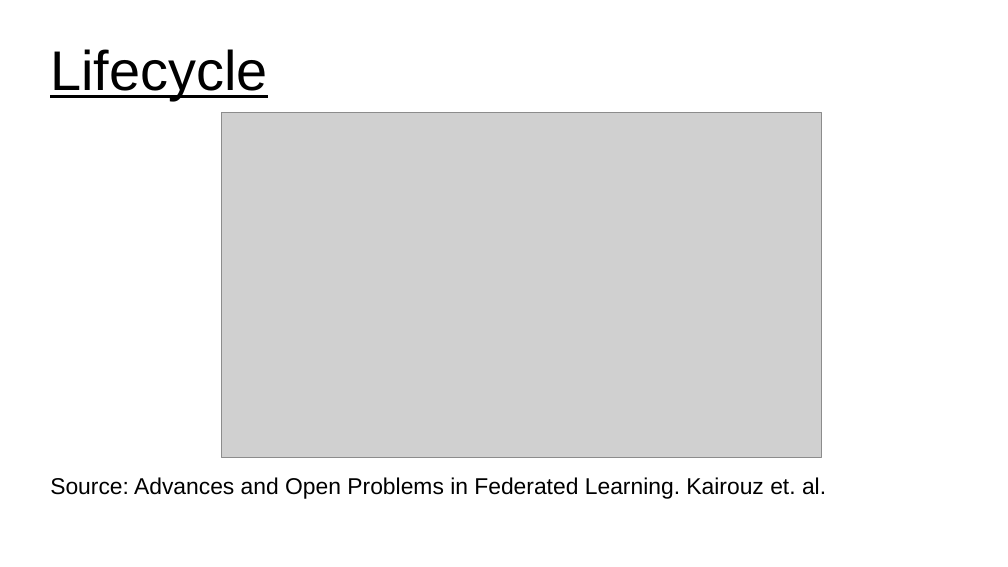
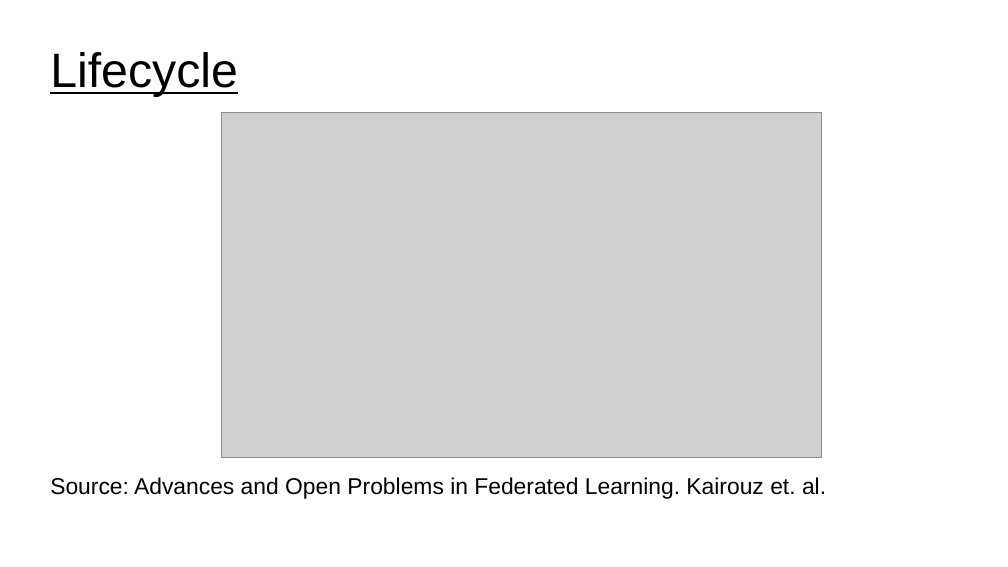
Before and after one commit to UVADS/distributed_computing, a slide deck: slide 10 of 07_distributed_model_training/federated_learning.ppt (slide 8 before the commit). Drawn at 1008x567 pixels with LibreOffice and Linux fonts; fonts in the diff are those of the drawing; grey boxes stand for pictures. Boxes give left, top, right and bottom in pixels: in the first picture for what was removed or moved away, otherwise in the second. Text is boxed around its words. In the diff, an @@ line names an element or a change of style, - is before the commit and + after.

```diff
--- a/07_distributed_model_training/federated_learning.ppt
+++ b/07_distributed_model_training/federated_learning.ppt
@@ title "Lifecycle" at bbox=[50, 52, 238, 97]: size 44 to 38 pt @@
```
Also in this commit, not shown: 7 other slides changed, 23 slides added, 5 slides removed.
